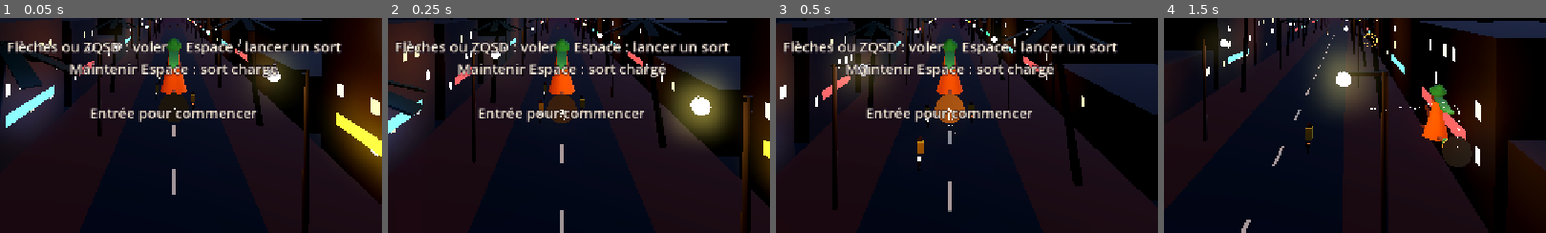
Above: before the commit, frames 1-4 (left to right).
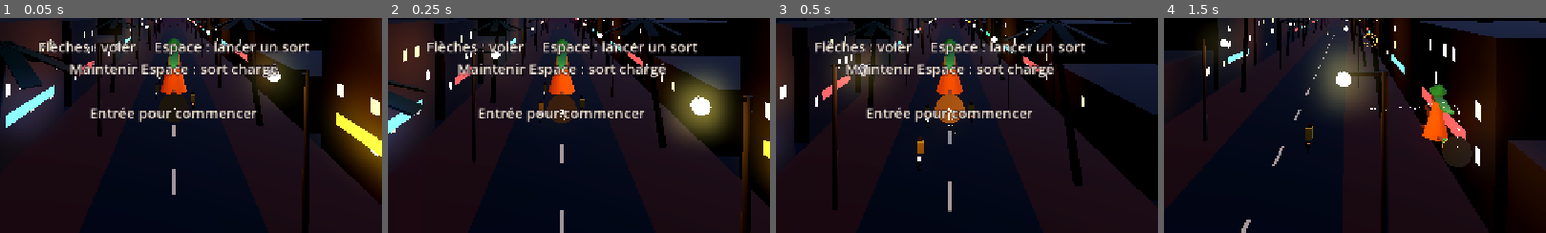
Above: after the commit, the same moments.

Repository: Aliancecore/aku_game
Game: Godot game, scene res://scenes/main.tscn
Two runs of this game, one before a commit and one after it. Both use one fixed random seed, a clock stepped at 60 frames per second and the inputs below.
Inputs:
- Up to frame 1 (0.05 s): no input
- Up to frame 2 (0.25 s): no input
- Up to frame 3 (0.5 s): no input
- Up to frame 4 (1.5 s): tap Enter (start) at 0.5, 1.35 s; hold Right (move_right) 0.53-1.28 s; hold Space (shoot) 0.53-1.28 s; hold Down (move_down) from 1.28 s (still down)
The pictures show only the part of the screen within x 27-77%, y 50-100%; the shares and areas given below are measured in that part.

The runs differ from the first frame. In frame 1, 2.8% of the frame differs, in the area x 2-90%, y 10-18%; in frame 2, 2.8%; in frame 3, 2.8%; in frame 4, nothing differs.

Commit message:
feat: déplacement aux flèches, les sorts annulent les boules d'esprit
- Déplacement uniquement avec les flèches (et le stick de la manette).
- Un sort qui touche une boule d'esprit l'annule ; le sort normal
  disparaît aussi, le sort chargé continue sa route.

Co-Authored-By: Claude Opus 5.5 <noreply@anthropic.com>

Diff:
--- a/scripts/config.gd
+++ b/scripts/config.gd
@@ -50,6 +50,7 @@
 const FIRE_ZONE := Vector2(-95.0, -14.0) ## Les esprits ne tirent qu'entre ces profondeurs.
 const ENEMY_SHOT_SPEED := 30.0
 const ENEMY_SHOT_RADIUS := 0.45
+const SHOT_CANCEL_MARGIN := 0.7         ## Marge pour qu'un sort annule facilement une boule d'esprit.
 
 # Boss : un seul, lancé par la dernière vague du dernier niveau.
 const BOSS_NAME := "L'Esprit du Lac Nokoué"
--- a/scripts/game.gd
+++ b/scripts/game.gd
@@ -57,7 +57,7 @@
 	hud = Hud.new()
 	add_child(hud)
 	hud.show_message("AKU", "La sorcière de Cotonou\n\n"
-			+ "Flèches ou ZQSD : voler     Espace : lancer un sort\n"
+			+ "Flèches : voler     Espace : lancer un sort\n"
 			+ "Maintenir Espace : sort chargé\n\nEntrée pour commencer")
 
 	_read_cli()
@@ -195,6 +195,7 @@
 
 func _check_collisions() -> void:
 	var enemies := get_tree().get_nodes_in_group("enemies")
+	_cancel_shots()
 
 	for node in get_tree().get_nodes_in_group("player_shots"):
 		var shot := node as Shot
@@ -234,6 +235,30 @@
 			return
 
 
+## Quand un sort de la sorcière touche une boule d'esprit, les deux s'annulent.
+## Un sort chargé détruit la boule mais continue sa route.
+func _cancel_shots() -> void:
+	var enemy_shots := get_tree().get_nodes_in_group("enemy_shots")
+	for node in get_tree().get_nodes_in_group("player_shots"):
+		var mine := node as Shot
+		if mine.is_queued_for_deletion():
+			continue
+		for other_node in enemy_shots:
+			var theirs := other_node as Shot
+			if theirs.is_queued_for_deletion():
+				continue
+			# Les deux vont vite l'un vers l'autre : on teste le mouvement relatif pendant l'image.
+			var before := mine.previous - theirs.previous
+			var after := mine.position - theirs.position
+			var reach := mine.radius + theirs.radius + GameConfig.SHOT_CANCEL_MARGIN
+			if _segment_hits(before, after, Vector3.ZERO, reach):
+				_burst(theirs.position, Color(1.0, 0.6, 0.9), 1.6)
+				theirs.queue_free()
+				if not mine.piercing:
+					mine.queue_free()
+					break
+
+
 ## Le segment [a, b] (trajet d'un projectile pendant une image) passe-t-il à moins de r du point c ?
 func _segment_hits(a: Vector3, b: Vector3, c: Vector3, r: float) -> bool:
 	var ab := b - a
@@ -322,11 +347,11 @@
 # --- Contrôles ----------------------------------------------------------------
 
 func _setup_inputs() -> void:
-	# Touches physiques : W/A/S/D correspondent à Z/Q/S/D sur un clavier AZERTY.
-	_bind("move_up", [KEY_UP, KEY_W], JOY_AXIS_LEFT_Y, -1.0)
-	_bind("move_down", [KEY_DOWN, KEY_S], JOY_AXIS_LEFT_Y, 1.0)
-	_bind("move_left", [KEY_LEFT, KEY_A], JOY_AXIS_LEFT_X, -1.0)
-	_bind("move_right", [KEY_RIGHT, KEY_D], JOY_AXIS_LEFT_X, 1.0)
+	# Déplacement : flèches du clavier (ou stick gauche de la manette).
+	_bind("move_up", [KEY_UP], JOY_AXIS_LEFT_Y, -1.0)
+	_bind("move_down", [KEY_DOWN], JOY_AXIS_LEFT_Y, 1.0)
+	_bind("move_left", [KEY_LEFT], JOY_AXIS_LEFT_X, -1.0)
+	_bind("move_right", [KEY_RIGHT], JOY_AXIS_LEFT_X, 1.0)
 	_bind("shoot", [KEY_SPACE, KEY_J], -1, 0.0, JOY_BUTTON_A)
 	_bind("start", [KEY_ENTER, KEY_KP_ENTER], -1, 0.0, JOY_BUTTON_START)
 	_bind("quit", [KEY_ESCAPE])
